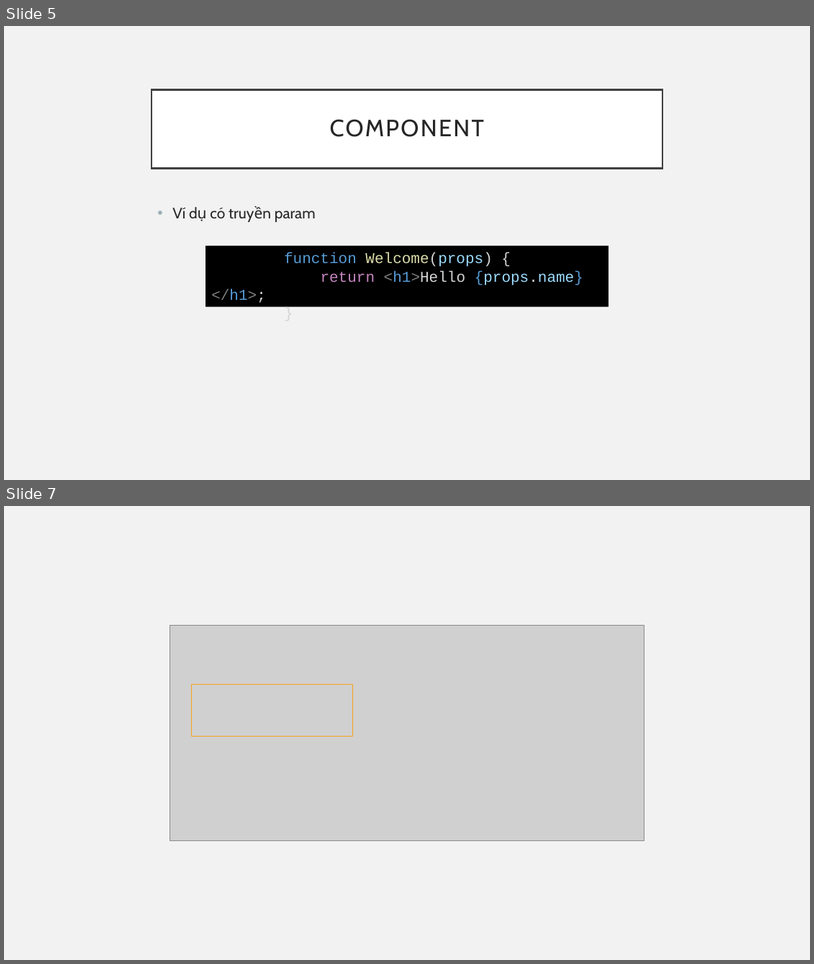
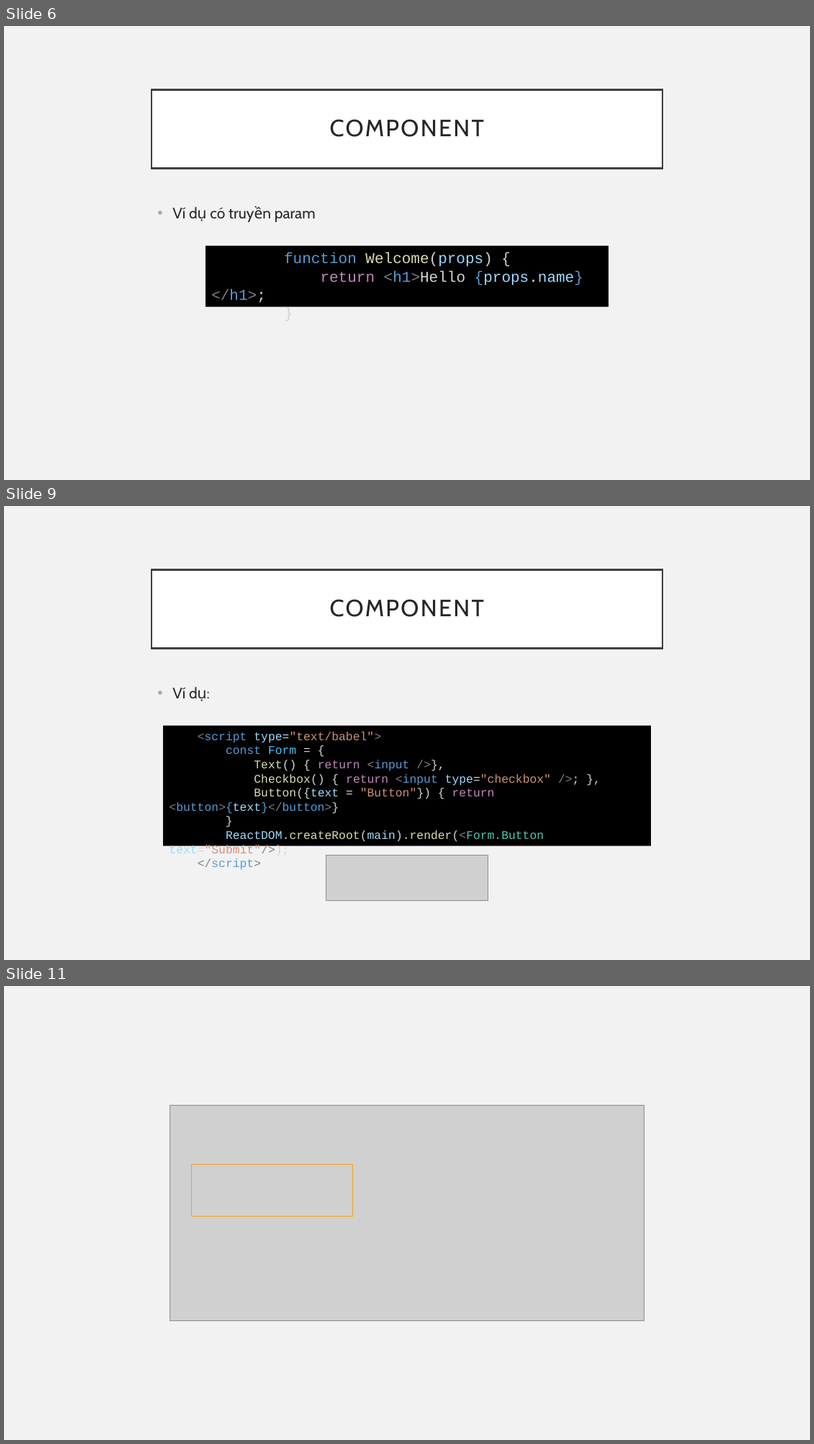
Before and after one commit to sobbingwind/React, a slide deck: 8_Props and Components.pptx. Shown one above the other, each under a label of ours: slides 5 and 7 before the commit, slides 6, 9 and 11 after it; the slides between them are not shown. The pictures are 814x964 and 814x1444 pixels, drawn with LibreOffice and Linux fonts; fonts in the diff are those of the drawing; grey boxes stand for pictures. Boxes give left, top, right and bottom in pixels: in the first picture for what was removed or moved away, otherwise in the second. Text is boxed around its words. In the diff, an @@ line names an element or a change of style, - is before the commit and + after.

```diff
--- a/8_Props and Components.pptx
+++ b/8_Props and Components.pptx
@@ slide 9 added at [4, 506, 810, 960], background #F2F2F2 @@
@@ title added at [152, 569, 663, 648], fill #FFFFFF, outline #404040 2.5 pt, 28 pt, text #262626 @@
+COMPONENT
@@ text added at [172, 687, 185, 698], 18 pt, text #262626 @@
+• Ví dụ:
@@ rectangle added at [163, 726, 651, 846], fill #000000, 14 pt, text #569CD6 @@
+<script type="text/babel">
+const Form = {
+Text() { return <input />},
+Checkbox() { return <input type="checkbox" />; },
+Button({text = "Button"}) { return <button>{text}</button>}
+}
+ReactDOM.createRoot(main).render(<Form.Button text="Submit"/>);
+</script>
@@ picture added at [326, 854, 489, 900] @@
@@ what was slide 5 is now slide 6 @@
@@ what was slide 7 is now slide 11 @@
```
Also in this commit, not shown: 3 slides changed, 4 other slides added.
